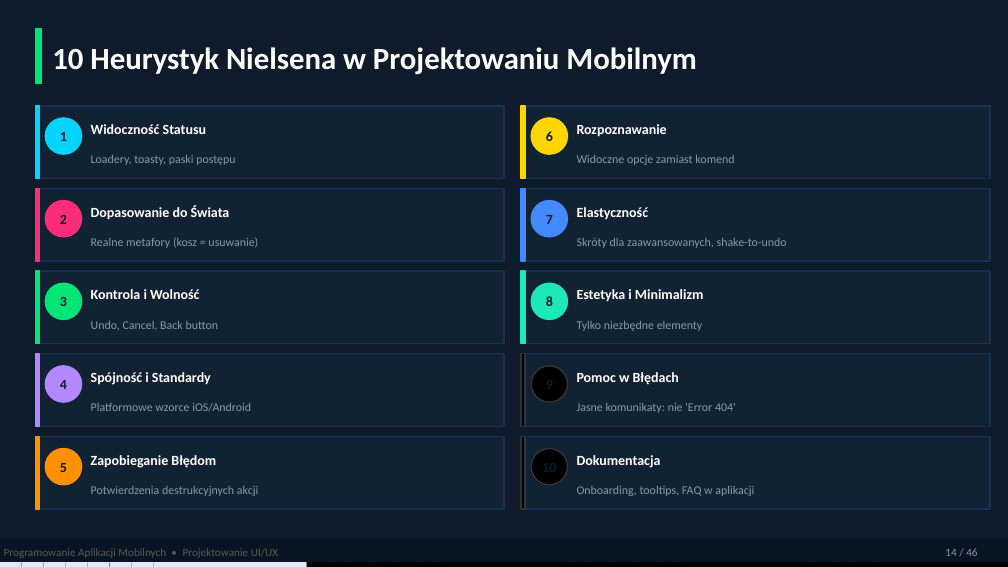
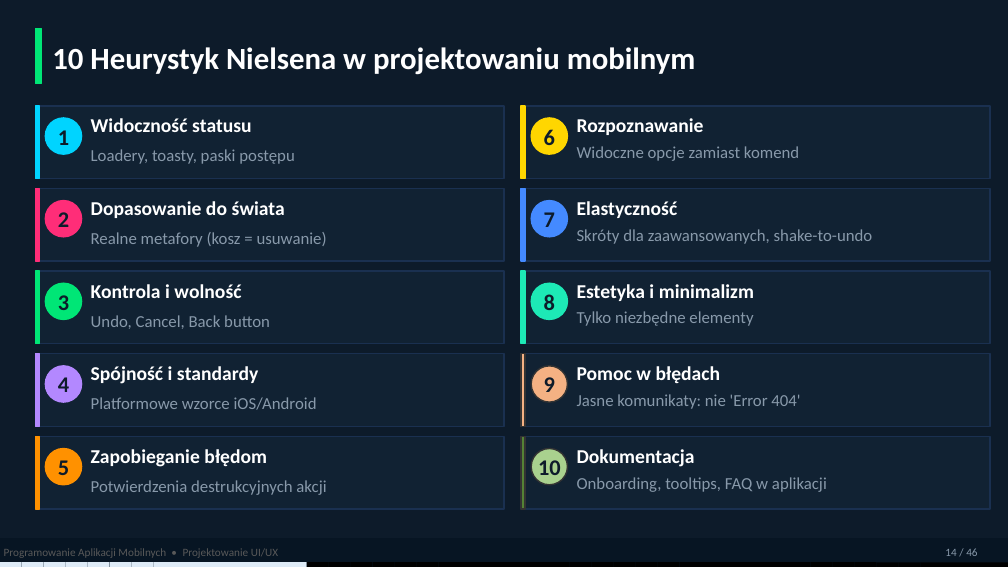
Before and after one commit to MatPomGit/mobileHub, a slide deck: slide 14 of wyklady/w3_ui.pptx. Drawn at 1008x567 pixels with LibreOffice and Linux fonts; fonts in the diff are those of the drawing. Boxes give left, top, right and bottom in pixels: in the first picture for what was removed or moved away, otherwise in the second. Text is boxed around its words. In the diff, an @@ line names an element or a change of style, - is before the commit and + after.

```diff
--- a/wyklady/w3_ui.pptx
+++ b/wyklady/w3_ui.pptx
@@ text at box(52, 47, 696, 75): text changed @@
-10 Heurystyk Nielsena w Projektowaniu Mobilnym
+10 Heurystyk Nielsena w projektowaniu mobilnym
@@ text at box(91, 118, 252, 132): text changed; size 10 to 14 pt @@
-Widoczność Statusu
+Widoczność statusu
@@ text at box(91, 201, 285, 218): text changed; size 10 to 14 pt @@
-Dopasowanie do Świata
+Dopasowanie do świata
@@ text at box(91, 284, 241, 298): text changed; size 10 to 14 pt @@
-Kontrola i Wolność
+Kontrola i wolność
@@ size 10 to 16 pt in 8 elements at box(58, 130, 69, 145), box(58, 212, 69, 227), box(58, 295, 69, 310), box(58, 377, 69, 392), box(58, 460, 69, 475), box(544, 129, 555, 145), box(544, 212, 555, 227), box(544, 294, 555, 310) @@
@@ text at box(577, 284, 754, 301): text changed; size 10 to 14 pt @@
-Estetyka i Minimalizm
+Estetyka i minimalizm
@@ rectangle at box(521, 354, 525, 426): fill #000000 to #F4B183 @@
@@ text at box(91, 366, 258, 384): text changed; size 10 to 14 pt @@
-Spójność i Standardy
+Spójność i standardy
@@ ellipse at box(531, 366, 568, 402): fill #000000 to #F4B183 @@
@@ text added at box(544, 377, 555, 392), 16 pt, text #0D1B2A, bold @@
+9
@@ text at box(577, 366, 721, 383): text changed; size 10 to 14 pt @@
-Pomoc w Błędach
+Pomoc w błędach
@@ text at box(91, 449, 267, 467): text changed; size 10 to 14 pt @@
-Zapobieganie Błędom
+Zapobieganie błędom
@@ rectangle at box(521, 436, 525, 509): fill #000000 to #548235 @@
@@ ellipse at box(531, 449, 568, 485): fill #000000 to #A9D18E @@
@@ size 10 to 14 pt in 3 elements at box(577, 118, 704, 135), box(577, 201, 678, 218), box(577, 449, 695, 467) @@
@@ text added at box(538, 460, 561, 481), 16 pt, text #0D1B2A, bold @@
+10
@@ size 8.5 to 12 pt in 10 elements at box(91, 149, 294, 164), box(91, 232, 327, 247), box(91, 315, 270, 329), box(91, 397, 317, 410), box(91, 480, 326, 495), box(577, 146, 799, 161), box(577, 229, 873, 244), box(577, 311, 753, 326), box(577, 394, 800, 409), box(577, 477, 827, 492) @@
@@ 5 texts: place and size @@
-5 texts at box(577, 155, 787, 496)
+5 texts at box(577, 146, 873, 492)
```
Also in this commit, not shown: 39 other slides changed, 1 other file.
